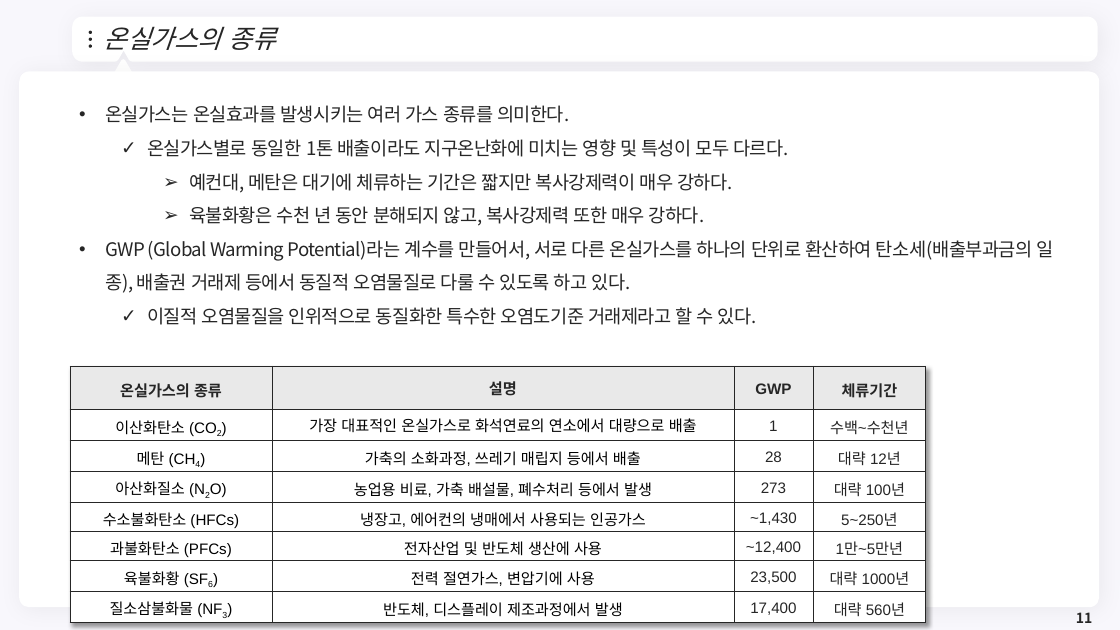
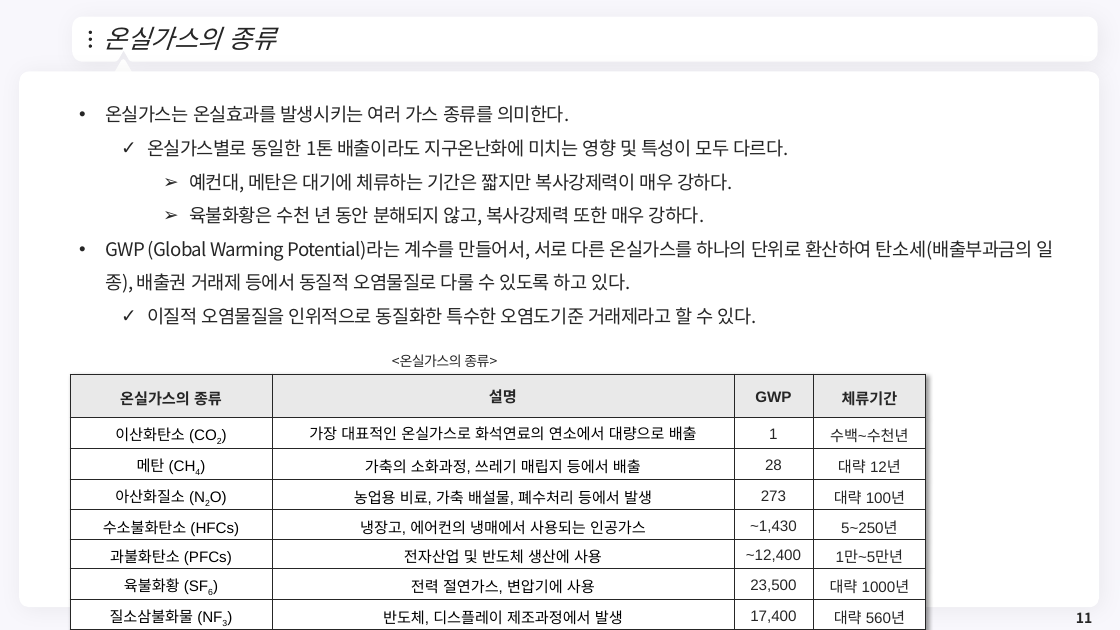
Before and after one commit to meandthey/Teaching, a slide deck: slide 11 of 환경경제학/2026-1/환경경제학_Chapter_08.pptx. Drawn at 1120x630 pixels with LibreOffice and Linux fonts; fonts in the diff are those of the drawing; background and template pictures are left out. Boxes give left, top, right and bottom in pixels: in the first picture for what was removed or moved away, otherwise in the second. Text is boxed around its words. In the diff, an @@ line names an element or a change of style, - is before the commit and + after.

```diff
--- a/환경경제학/2026-1/환경경제학_Chapter_08.pptx
+++ b/환경경제학/2026-1/환경경제학_Chapter_08.pptx
@@ text added at box(392, 354, 497, 367), 12 pt, text #262626 @@
+<온실가스의 종류>
@@ table: place and size @@
-table at box(70, 366, 925, 622)
+table at box(70, 374, 925, 630)
```
Also in this commit, not shown: 4 other slides changed, 3 other files.
